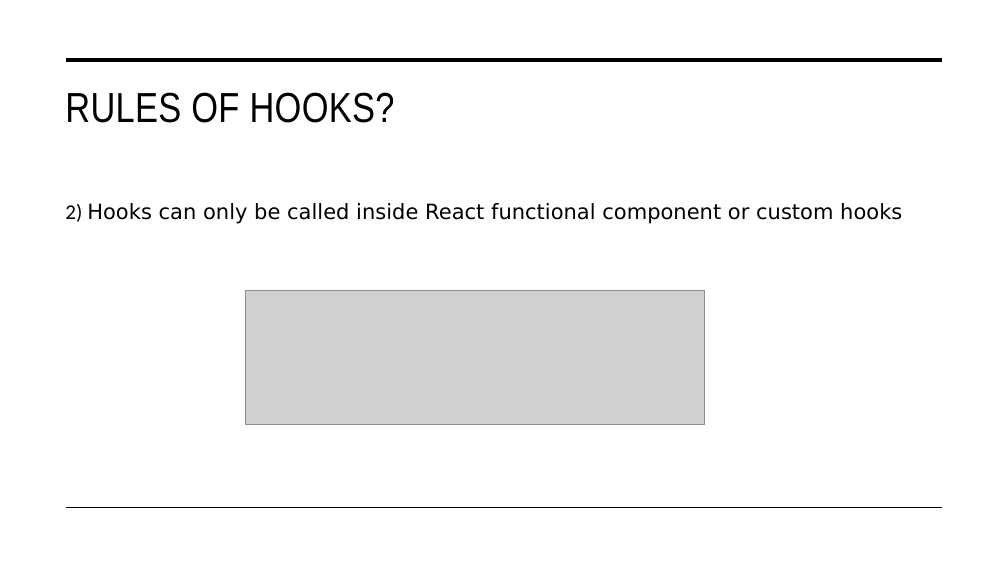
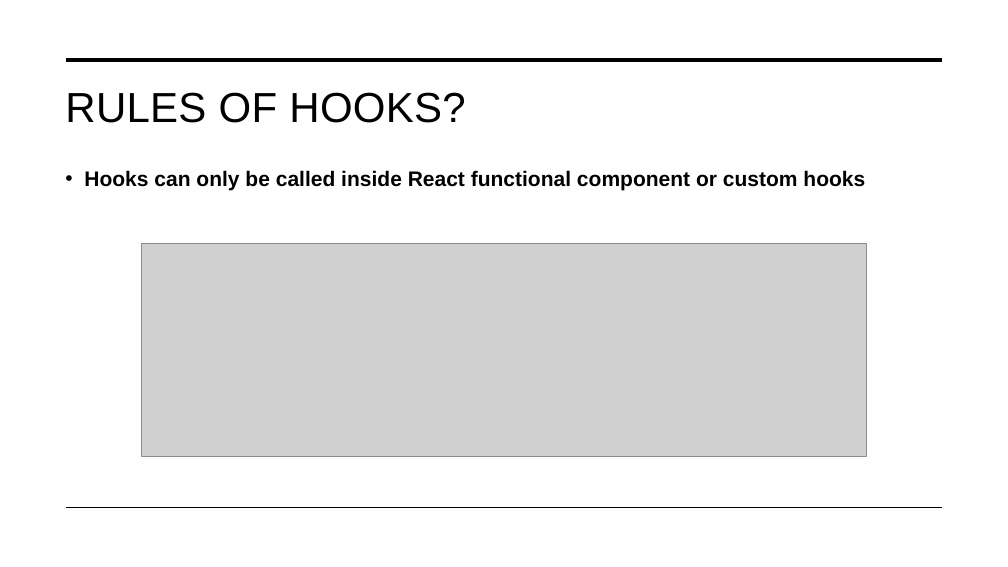
Before and after one commit to tungle251/demo-app, a slide deck: slide 8 of Presentation.pptx. Drawn at 1008x567 pixels with LibreOffice and Linux fonts; fonts in the diff are those of the drawing; grey boxes stand for pictures. Boxes give left, top, right and bottom in pixels: in the first picture for what was removed or moved away, otherwise in the second. Text is boxed around its words. In the diff, an @@ line names an element or a change of style, - is before the commit and + after.

```diff
--- a/Presentation.pptx
+++ b/Presentation.pptx
@@ title "RULES OF HOOKS?" at (65,92,465,123): font Arial Narrow to Arial @@
@@ text at (84,170,865,191): text changed; font DejaVu Sans to Arial; bold on @@
-2) Hooks can only be called inside React functional component or custom hooks
+• Hooks can only be called inside React functional component or custom hooks
@@ picture: place and size @@
-picture at (246,290,705,425)
+picture at (141,243,867,456)
```
Also in this commit, not shown: 22 other slides changed, 3 slides added, 1 slide removed.
